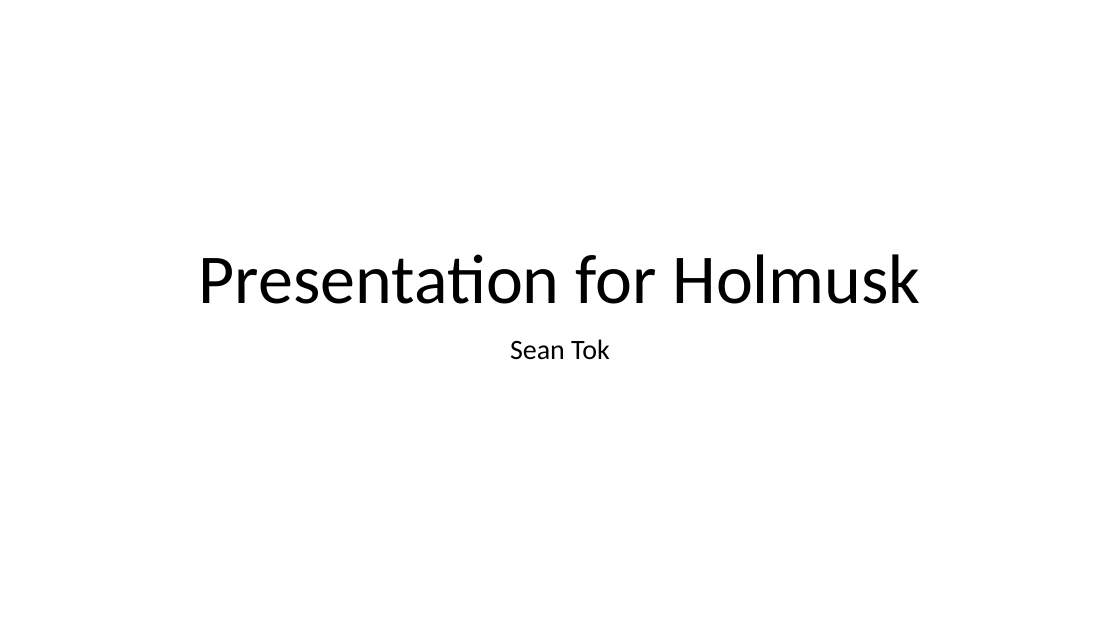
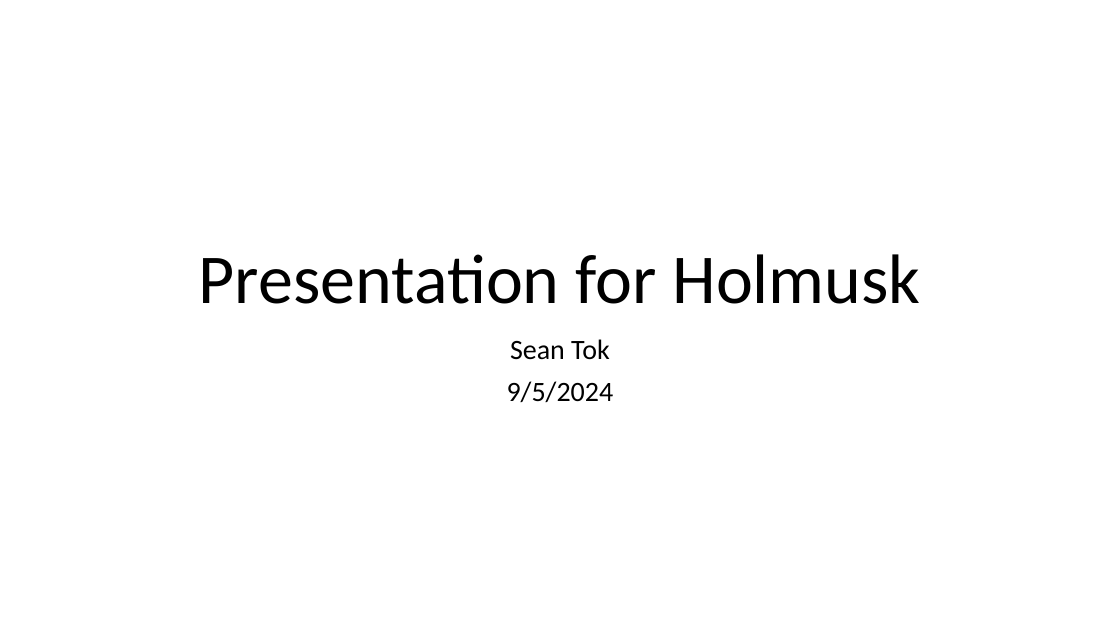
Before and after one commit to Seantok1990/rwe_tech_assignment, a slide deck: slide 1 of Presentation for Holmusk.pptx. Drawn at 1120x630 pixels with LibreOffice and Linux fonts; fonts in the diff are those of the drawing. Boxes give left, top, right and bottom in pixels: in the first picture for what was removed or moved away, otherwise in the second. Text is boxed around its words. In the diff, an @@ line names an element or a change of style, - is before the commit and + after.

```diff
--- a/Presentation for Holmusk.pptx
+++ b/Presentation for Holmusk.pptx
@@ subtitle at [507, 381, 614, 402]: paragraph added @@
+9/5/2024
```
Also in this commit, not shown: 2 other slides changed, 8 slides added, 1 slide removed, 1 other file.
